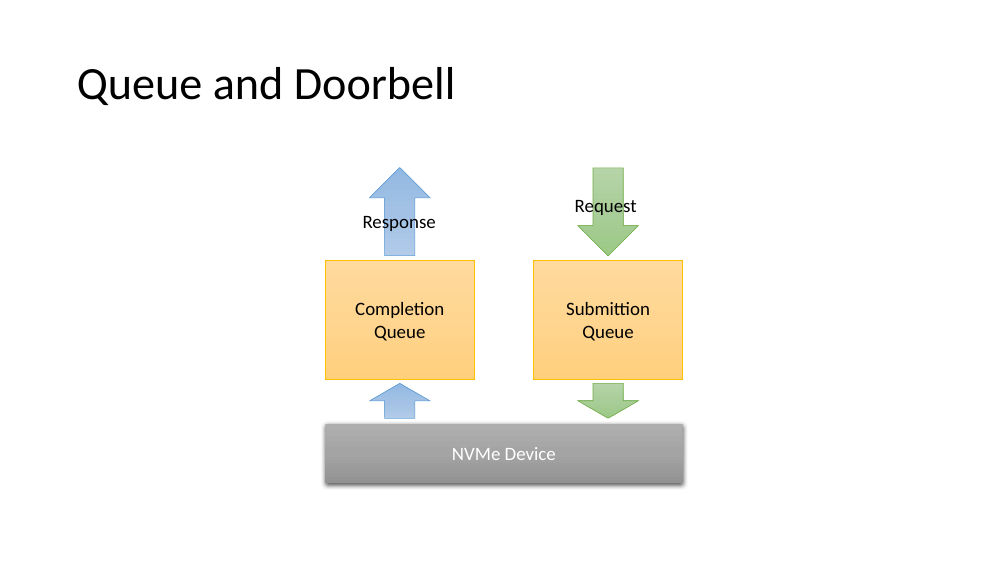
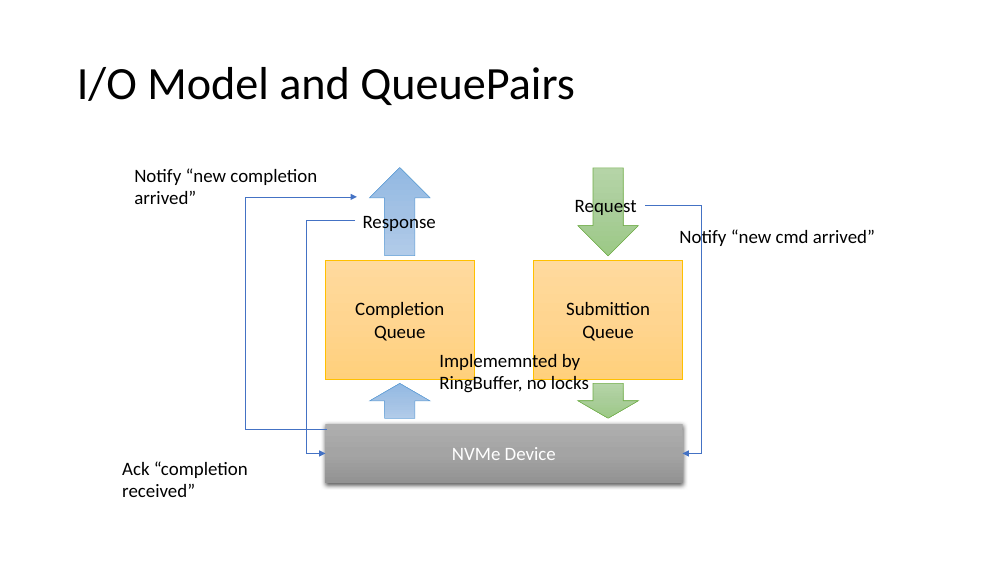
Before and after one commit to smokingpc/glendronach, a slide deck: slide 8 of doc/SPCNVMe_Introduction_and_Design.pptx (slide 10 before the commit). Drawn at 1008x567 pixels with LibreOffice and Linux fonts; fonts in the diff are those of the drawing. Boxes give left, top, right and bottom in pixels: in the first picture for what was removed or moved away, otherwise in the second. Text is boxed around its words. In the diff, an @@ line names an element or a change of style, - is before the commit and + after.

```diff
--- a/doc/SPCNVMe_Introduction_and_Design.pptx
+++ b/doc/SPCNVMe_Introduction_and_Design.pptx
@@ title at (77,67,574,105): text changed @@
-Queue and Doorbell
+I/O Model and QueuePairs
@@ group added at (122,168,875,497): 4 texts, 3 elbow arrows @@
+Implememnted by RingBuffer, no locks
+Notify “new cmd arrived”
+Ack “completion received”
+Notify “new completion arrived”
```
Also in this commit, not shown: 15 other slides changed, 15 slides added, 8 slides removed.
